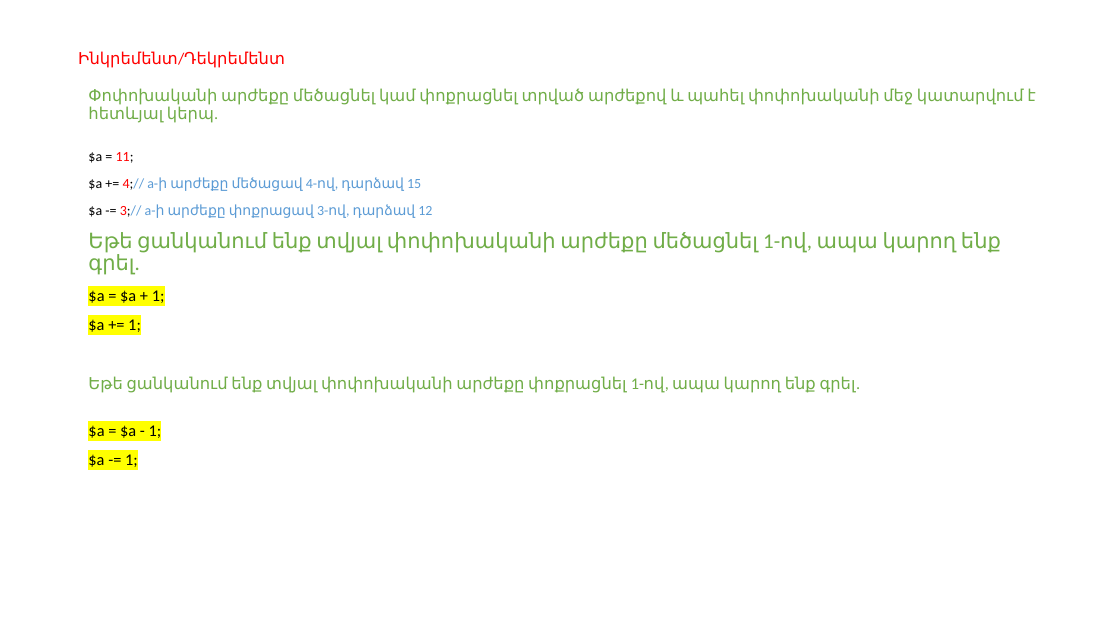
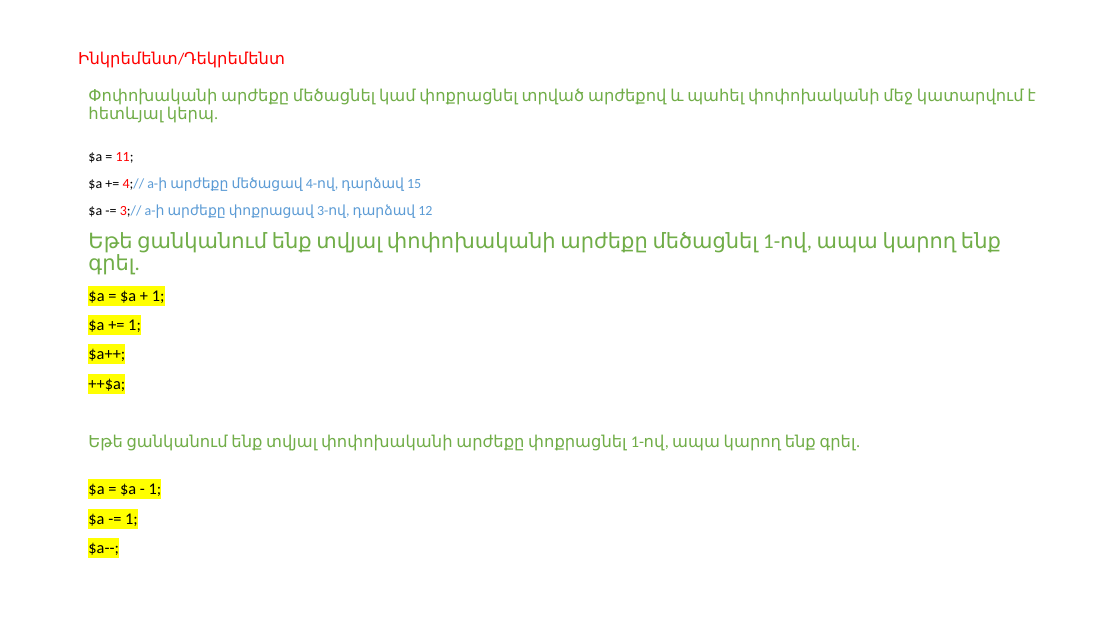
Before and after one commit to gevorgdarbinyan/Training, a slide deck: slide 28 of 5/Web ծրագրավորման դասընթաց - Դաս 5.pptx. Drawn at 1120x630 pixels with LibreOffice and Linux fonts; fonts in the diff are those of the drawing. Boxes give left, top, right and bottom in pixels: in the first picture for what was removed or moved away, otherwise in the second. Text is boxed around its words. In the diff, an @@ line names an element or a change of style, - is before the commit and + after.

```diff
--- a/5/Web ծրագրավորման դասընթաց - Դաս 5.pptx
+++ b/5/Web ծրագրավորման դասընթաց - Դաս 5.pptx
@@ text at bbox=[88, 349, 125, 391]: paragraphs added @@
+$a++;
+++$a;
@@ text at bbox=[88, 543, 118, 555]: paragraph added @@
+$a--;
```
Also in this commit, not shown: 12 other slides changed, 3 slides added, 5 other files.
